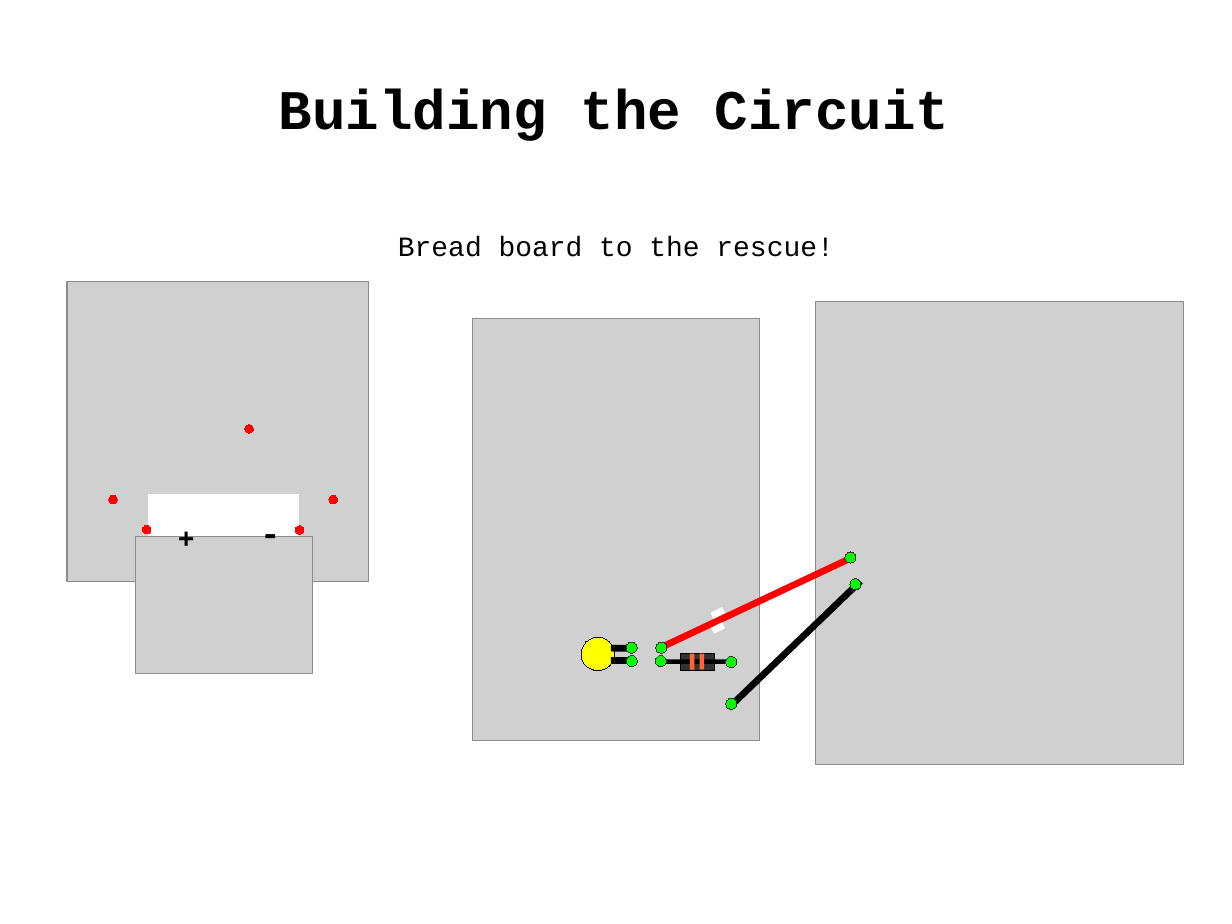
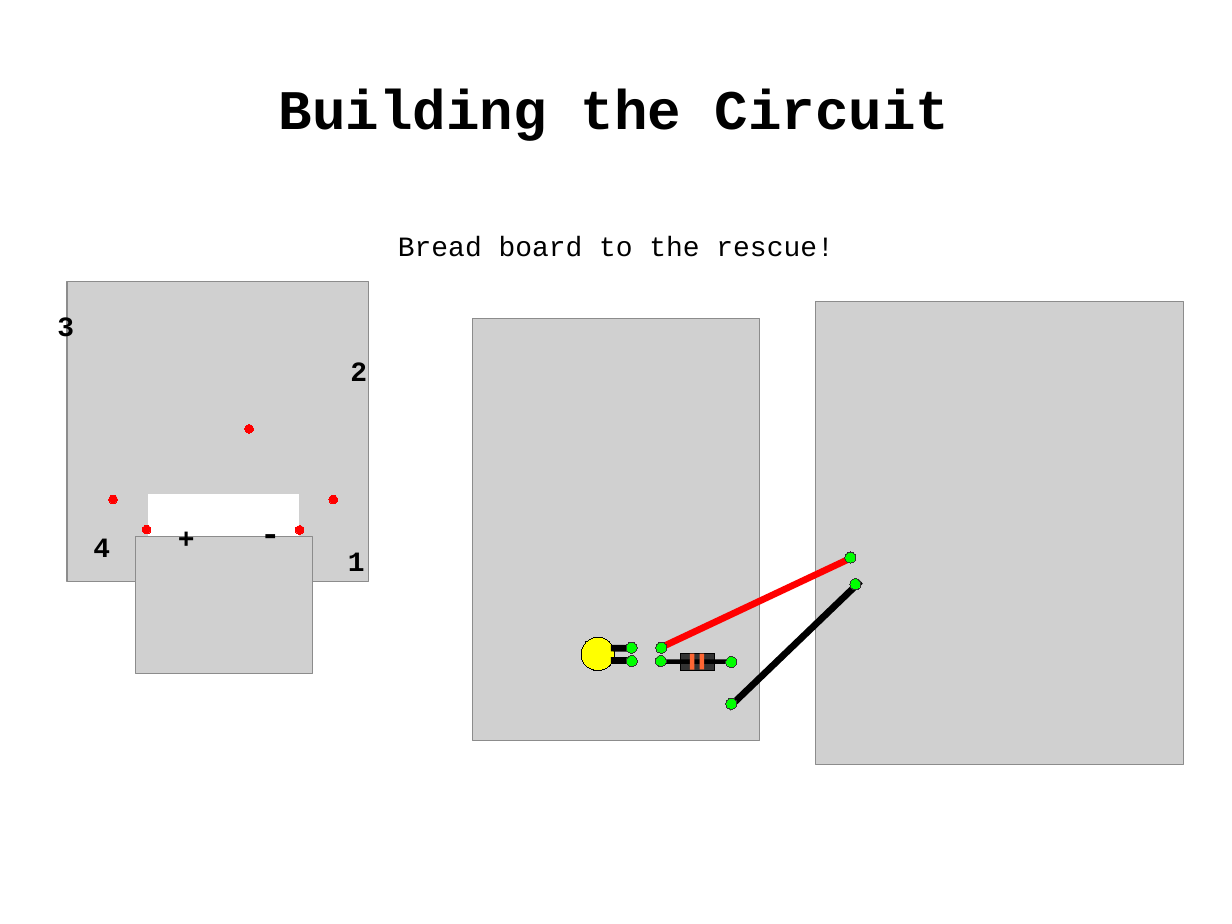
Before and after one commit to lovelandcreatorspace/presentations, a slide deck: slide 31 of arduino/101/raw/arduino101_slides.odp (slide 32 before the commit). Drawn at 1232x924 pixels with LibreOffice and Linux fonts; fonts in the diff are those of the drawing; grey boxes stand for pictures. Boxes give left, top, right and bottom in pixels: in the first picture for what was removed or moved away, otherwise in the second. Text is boxed around its words. In the diff, an @@ line names an element or a change of style, - is before the commit and + after.

```diff
--- a/arduino/101/raw/arduino101_slides.odp
+++ b/arduino/101/raw/arduino101_slides.odp
@@ text added at bbox=[57, 317, 74, 345], 18 pt, text #000000, bold @@
+3
@@ text added at bbox=[350, 362, 367, 381], 18 pt, text #000000, bold @@
+2
@@ text added at bbox=[93, 538, 110, 557], 18 pt, text #000000, bold @@
+4
@@ text added at bbox=[348, 552, 365, 571], 18 pt, text #000000, bold @@
+1
@@ line removed from (724, 610) to (712, 616) @@
@@ line removed from (723, 625) to (713, 631) @@
```
Also in this commit, not shown: 4 other slides changed, 12 slides added, 1 slide removed, 1 other file.
